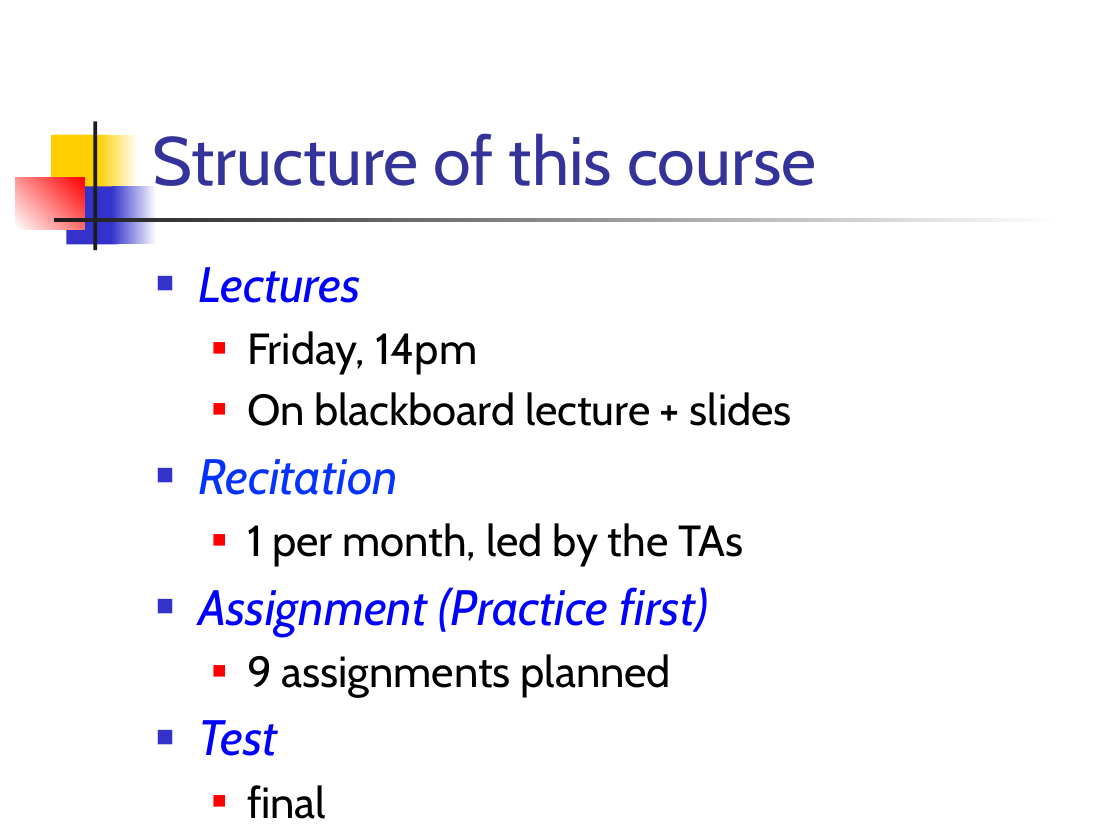
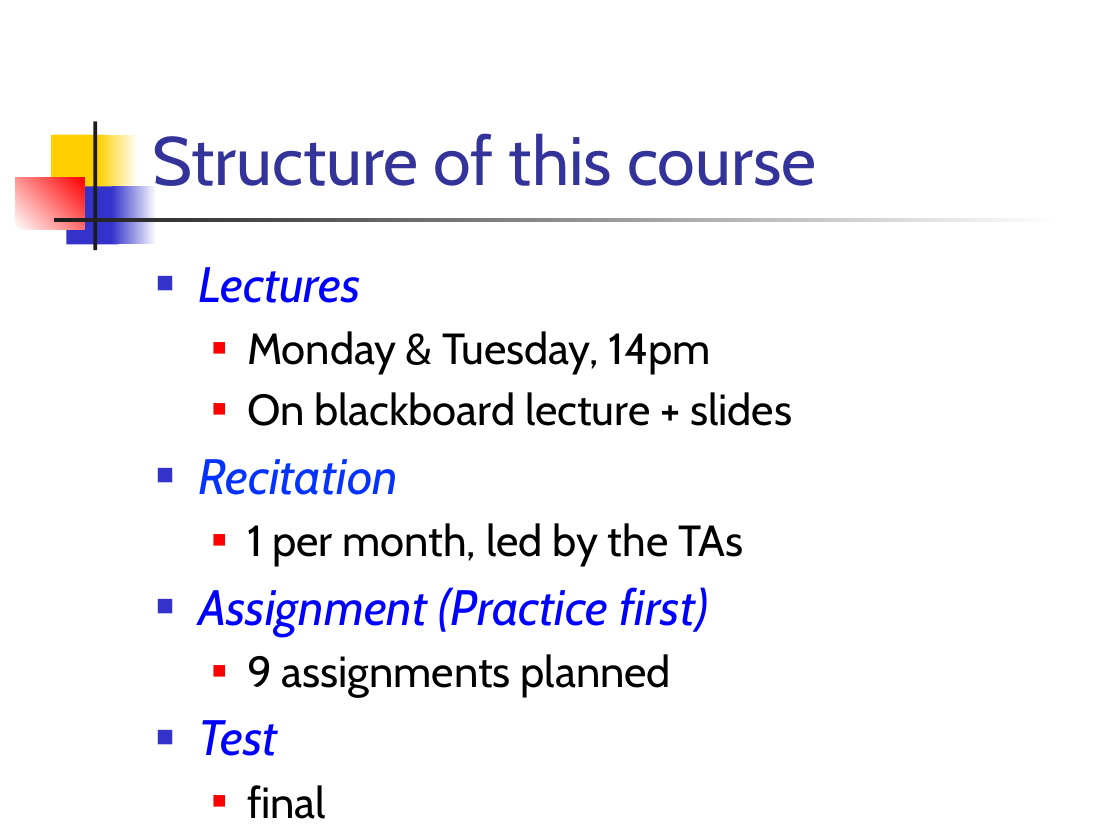
Before and after one commit to csslab-ustc/csslab-ustc.github.io, a slide deck: slide 11 of courses/theory/slides/lec01-overview.pptx. Drawn at 1120x840 pixels with LibreOffice and Linux fonts; fonts in the diff are those of the drawing. Boxes give left, top, right and bottom in pixels: in the first picture for what was removed or moved away, otherwise in the second. Text is boxed around its words. In the diff, an @@ line names an element or a change of style, - is before the commit and + after.

```diff
--- a/courses/theory/slides/lec01-overview.pptx
+++ b/courses/theory/slides/lec01-overview.pptx
@@ text at <box>247,331,711,375</box>: text changed @@
-  ■ Friday, 14pm
+  ■ Monday & Tuesday, 14pm
```
Also in this commit, not shown: 1 other slide changed, 30 other files.
